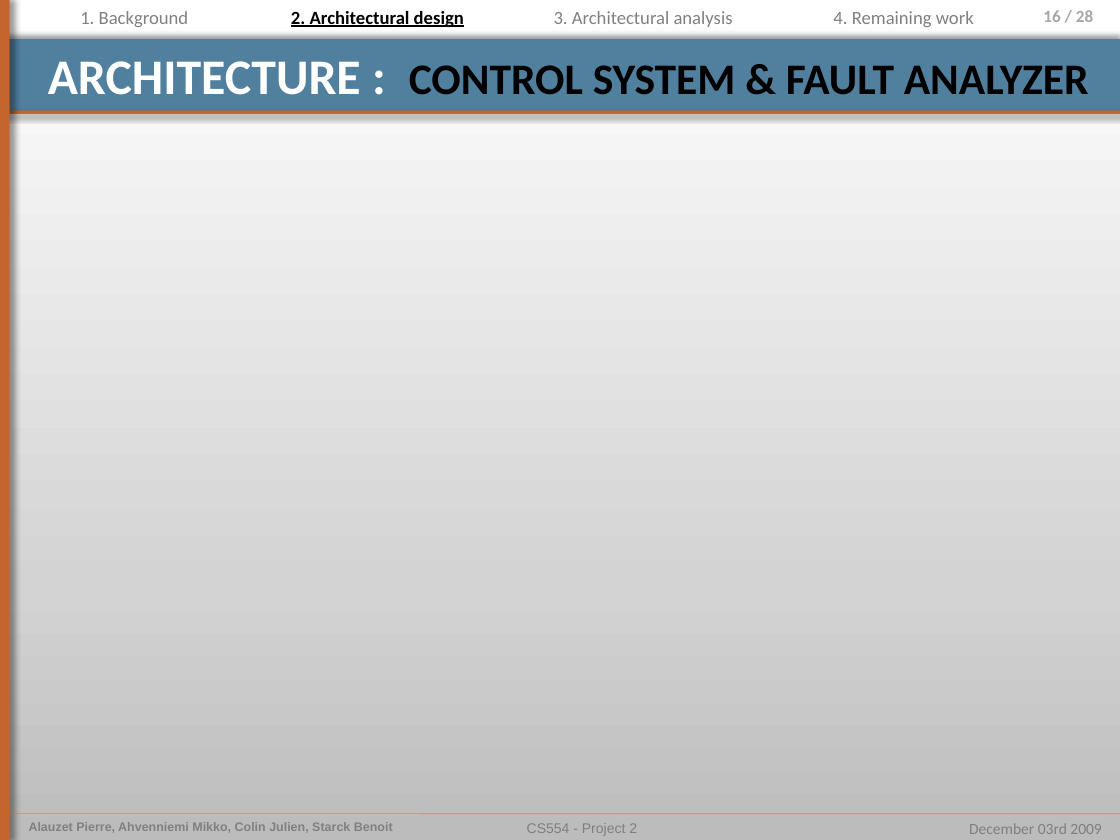
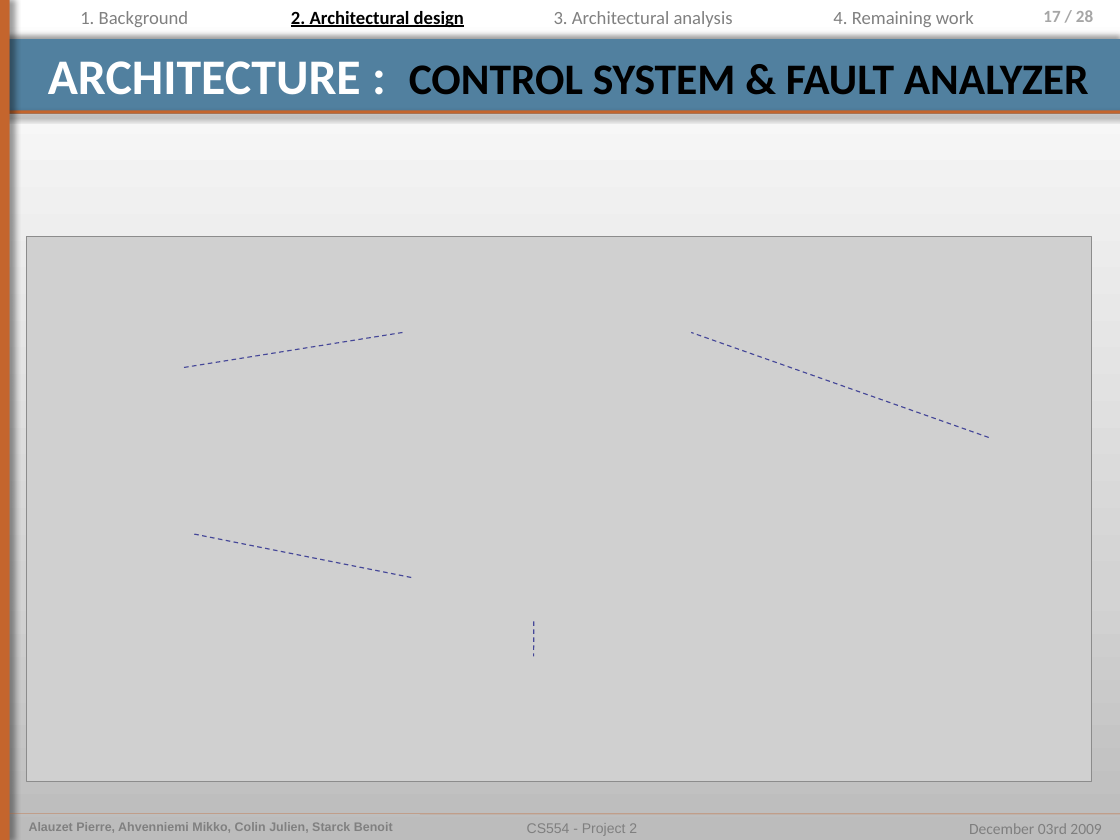
Before and after one commit to pierrealauzet/euroteam, a slide deck: slide 17 of Project 2/Part3/CS554_EuroTeam_Project2_OP6.pptx (slide 16 before the commit). Drawn at 1120x840 pixels with LibreOffice and Linux fonts; fonts in the diff are those of the drawing; grey boxes stand for pictures. Boxes give left, top, right and bottom in pixels: in the first picture for what was removed or moved away, otherwise in the second. Text is boxed around its words. In the diff, an @@ line names an element or a change of style, - is before the commit and + after.

```diff
--- a/Project 2/Part3/CS554_EuroTeam_Project2_OP6.pptx
+++ b/Project 2/Part3/CS554_EuroTeam_Project2_OP6.pptx
@@ page number at <box>1043,10,1093,22</box>: text changed @@
-16 / 28
+17 / 28
@@ picture added at <box>26,236,1091,782</box> @@
@@ line added from (402, 333) to (184, 367), #454798 0.75 pt dashed @@
@@ line added from (989, 438) to (691, 333), #454798 0.75 pt dashed @@
@@ line added from (411, 578) to (193, 534), #454798 0.75 pt dashed @@
@@ line added from (534, 622) to (533, 656), #454798 0.75 pt dashed @@
```
Also in this commit, not shown: 7 other slides changed, 2 slides added.
